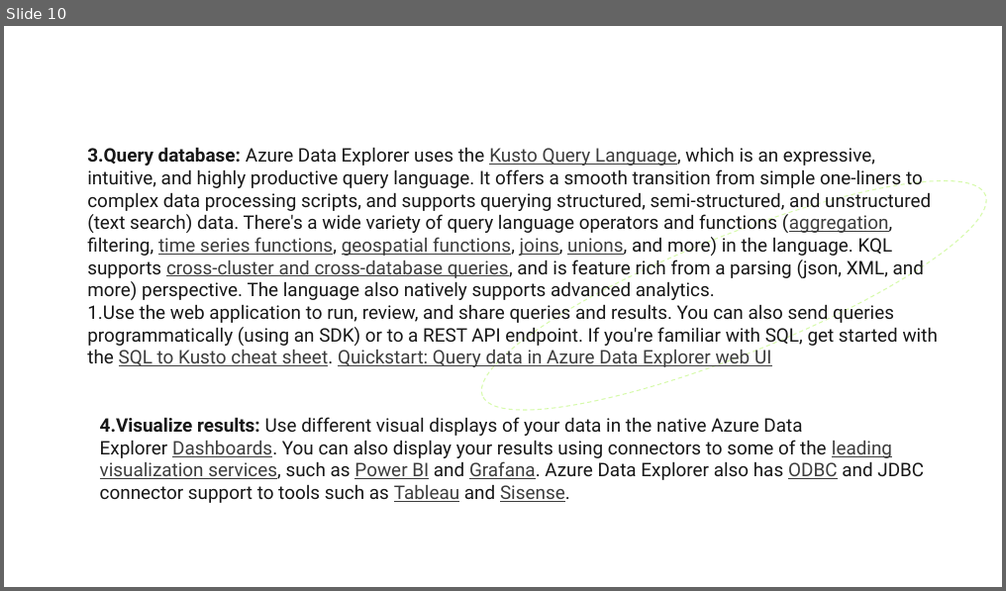
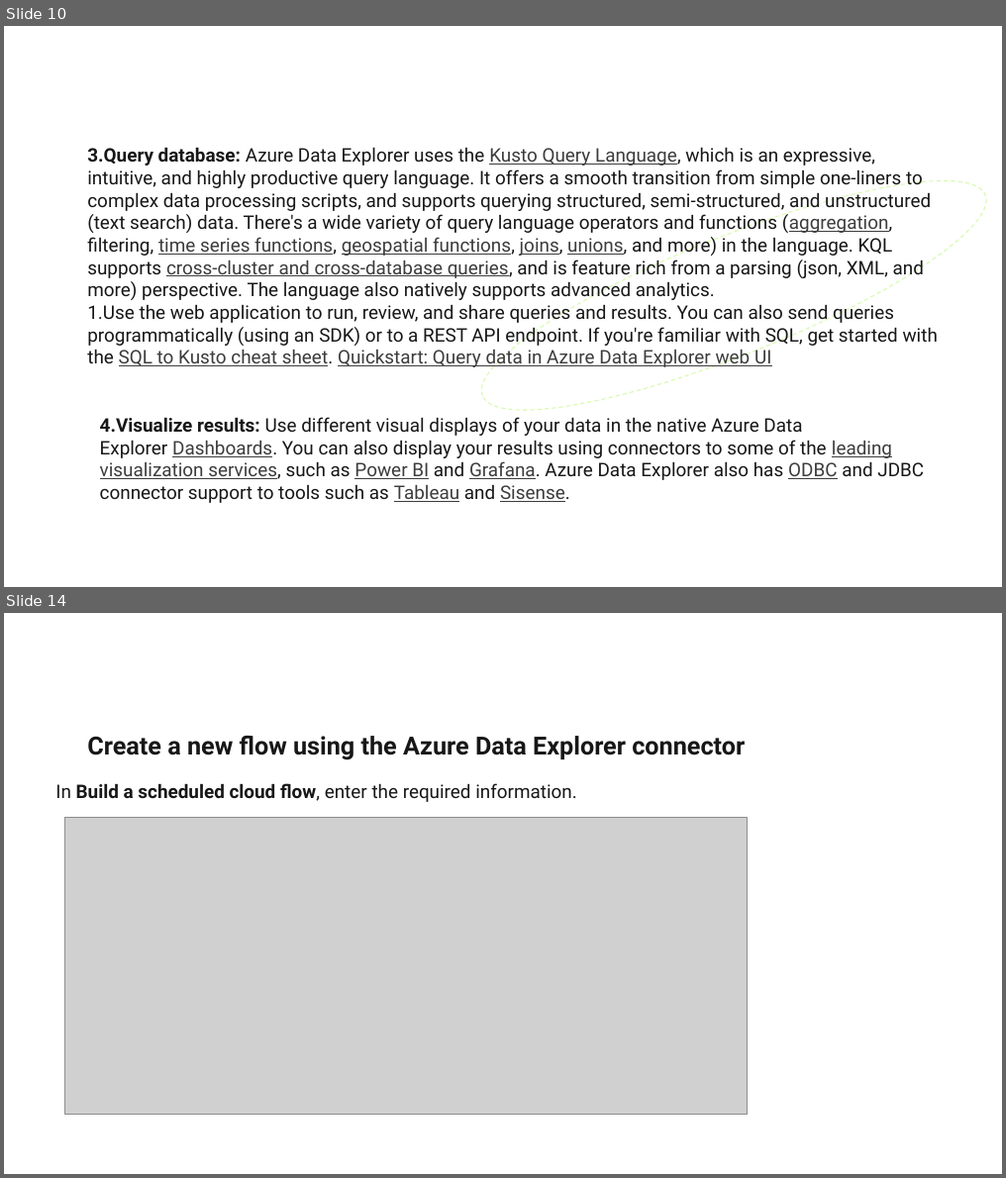
Before and after one commit to Deloitte-Azure-Accelerators/DataExplorer, a slide deck: Azure Data Explorer.pptx. Shown one above the other, each under a label of ours: slide 10 before the commit, slides 10 and 14 after it; the slides between them are not shown. The pictures are 1006x591 and 1006x1178 pixels, drawn with LibreOffice and Linux fonts; fonts in the diff are those of the drawing; grey boxes stand for pictures; background and template pictures are left out. Boxes give left, top, right and bottom in pixels: in the first picture for what was removed or moved away, otherwise in the second. Text is boxed around its words. In the diff, an @@ line names an element or a change of style, - is before the commit and + after.

```diff
--- a/Azure Data Explorer.pptx
+++ b/Azure Data Explorer.pptx
@@ slide 14 added at [4,613,1002,1174], background #FFFFFF; not listed: 1 template element that a slide beside it also shows @@
@@ text added at [87,736,745,761], 24 pt, text #171717, bold @@
+Create a new flow using the Azure Data Explorer connector
@@ text added at [55,783,576,802], 18 pt, text #171717 @@
+In Build a scheduled cloud flow, enter the required information.
@@ picture added at [64,817,746,1115] @@
```
Also in this commit, not shown: 10 other slides added.
